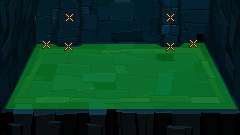
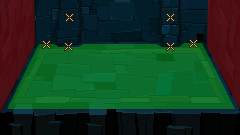
Revision of a layered 240 x 135 image; what changed, layer by layer:
added group "Walls" with 2 layers in group "Areas" over [0, 0, 240, 113]
added layer "Left" (30%) in group "Walls" over [0, 0, 35, 113]
added layer "Right" (30%) in group "Walls" over [207, 0, 240, 109]
painted on "Walk area" over [5, 43, 237, 109]
